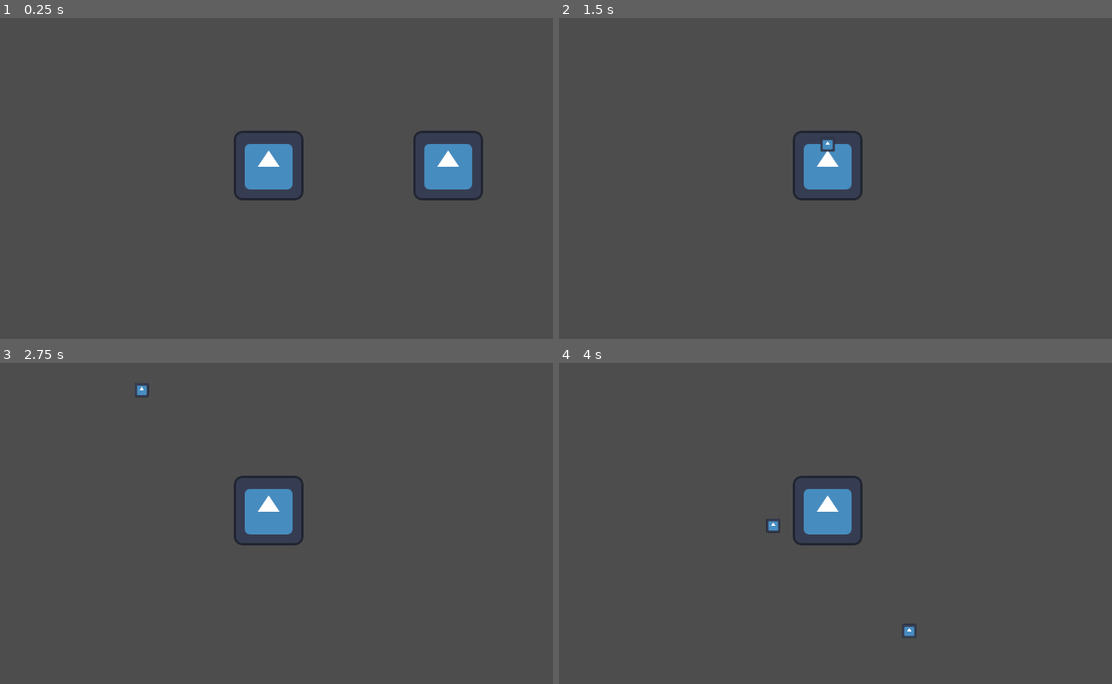
Above: before the commit, frames 1-4 (two rows, left to right).
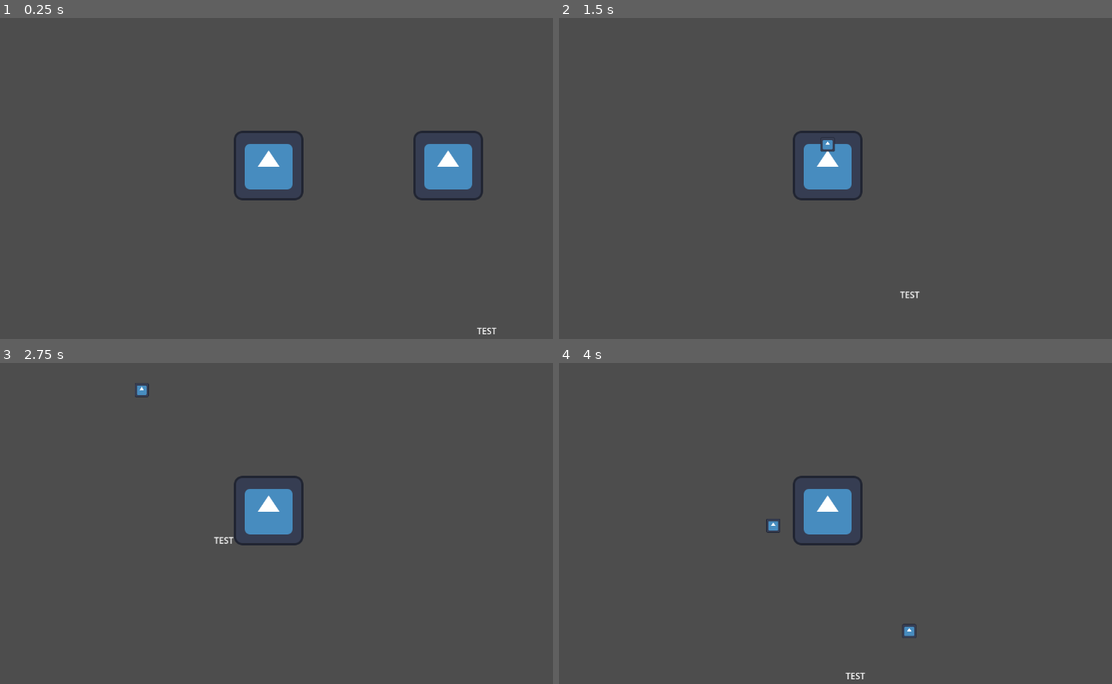
Above: after the commit, the same moments.

Repository: kschulz20/scream-jam-2024
Game: Godot game, scene res://src/main.tscn
The game is run twice, just before and just after one commit, with the same random seed, the same clock (stepped at 60 frames per second) and the same inputs. The engine's default icon, where the game draws it, is replaced by a stand-in: a white triangle on a blue panel in a dark square.
Inputs (mouse positions are in pixels of both pictures, inside the frame that each line leads up to):
- Up to frame 1 (0.25 s): no input
- Up to frame 2 (1.5 s): move the mouse to (968, 146) at 0.52 s; hold D (move_right) 0.53-1.28 s; click (968, 146) at 0.6 s; tap Enter at 1.25 s; move the mouse to (702, 181) at 1.27 s; hold S (move_down) from 1.28 s (still down); right-click (702, 181) at 1.35 s
- Up to frame 3 (2.75 s): move the mouse to (331, 433) at 2.02 s; release S (move_down) at 2.03 s; hold D (move_right) from 2.03 s (still down); click (331, 433) at 2.1 s
- Up to frame 4 (4 s): move the mouse to (796, 581) at 2.77 s; release D (move_right) at 2.78 s; hold W (move_up) 2.78-3.53 s; right-click (796, 581) at 2.85 s; click (796, 581) at 2.92 s; move the mouse to (1017, 562) at 3.52 s; hold A (move_left) from 3.53 s (still down); click (1017, 562) at 3.6 s

The runs differ from the first frame. In frame 1, less than 0.1% of the frame differs, in the area x 86-90%, y 96-99%; in frame 2, less than 0.1%; in frame 3, less than 0.1%, in the area x 38-43%, y 54-57%; in frame 4, less than 0.1%.

Commit message:
fixed null bug on label signal call

Diff:
--- a/src/main.tscn
+++ b/src/main.tscn
@@ -1,9 +1,10 @@
-[gd_scene load_steps=7 format=3 uid="uid://owpaq245hh2l"]
+[gd_scene load_steps=8 format=3 uid="uid://owpaq245hh2l"]
 
 [ext_resource type="Script" path="res://src/main.gd" id="1_l3wco"]
-[ext_resource type="PackedScene" uid="uid://q772sl7sx1ey" path="res://src/entities/Player/player_character.tscn" id="1_wblpv"]
-[ext_resource type="PackedScene" uid="uid://3k1pyy0hhb37" path="res://src/entities/MVPEnemy/enemy.tscn" id="2_gv313"]
+[ext_resource type="PackedScene" uid="uid://q772sl7sx1ey" path="res://src/Entities/Player/player_character.tscn" id="1_wblpv"]
+[ext_resource type="PackedScene" uid="uid://3k1pyy0hhb37" path="res://src/Entities/MVPEnemy/enemy.tscn" id="2_gv313"]
 [ext_resource type="Texture2D" uid="uid://bj7l42iw8ukom" path="res://assets/player/icon.svg" id="3_lyv6t"]
+[ext_resource type="Script" path="res://src/util/managers/ui.gd" id="5_xw0j3"]
 
 [sub_resource type="CapsuleShape2D" id="CapsuleShape2D_wj6wx"]
 radius = 60.0
@@ -36,6 +37,7 @@
 anchors_preset = 0
 offset_right = 40.0
 offset_bottom = 40.0
+script = ExtResource("5_xw0j3")
 
 [node name="Status" type="Label" parent="UI"]
 layout_mode = 1
@@ -46,3 +48,4 @@
 offset_top = 617.0
 offset_right = 1104.0
 offset_bottom = 620.0
+text = "sadasdasjkdlas"
--- a/src/util/managers/ui.gd
+++ b/src/util/managers/ui.gd
@@ -1,7 +1,7 @@
 extends Node
 
 # Define components.
-@onready var g_StatusElement : Label = get_node("UI/Status")
+@onready var g_StatusElement: Label = $Status
 
 func _ready() -> void:
 	SignalBus.update_status_text.connect(on_status_update)
@@ -12,4 +12,5 @@
 
 
 func on_status_update(new_text):
-	print(new_text)
+	if (g_StatusElement != null):
+		g_StatusElement.text = new_text
